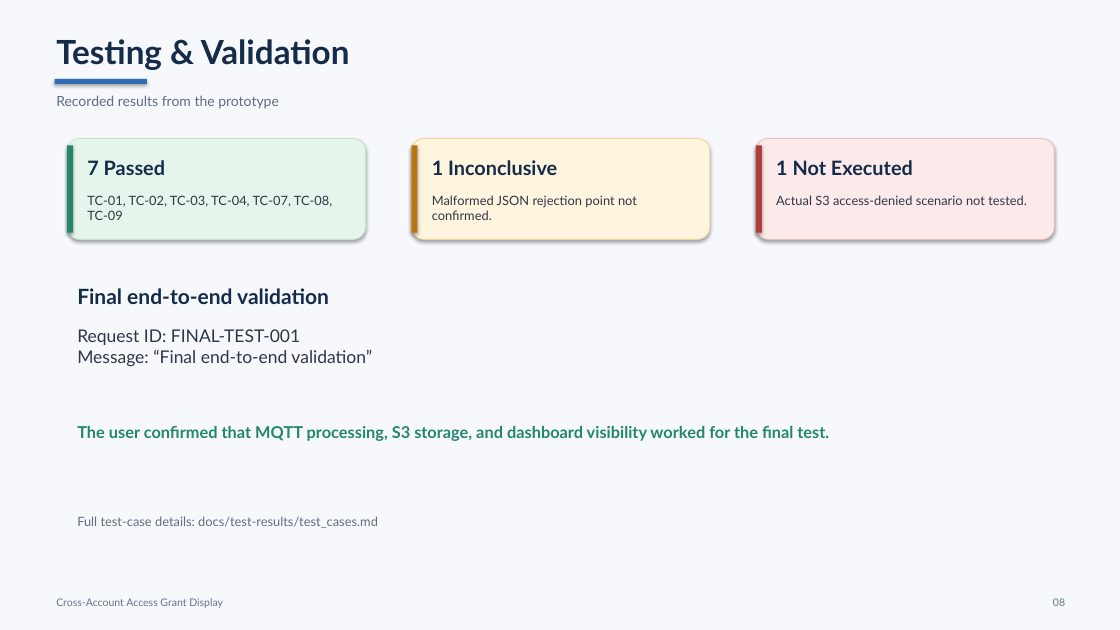
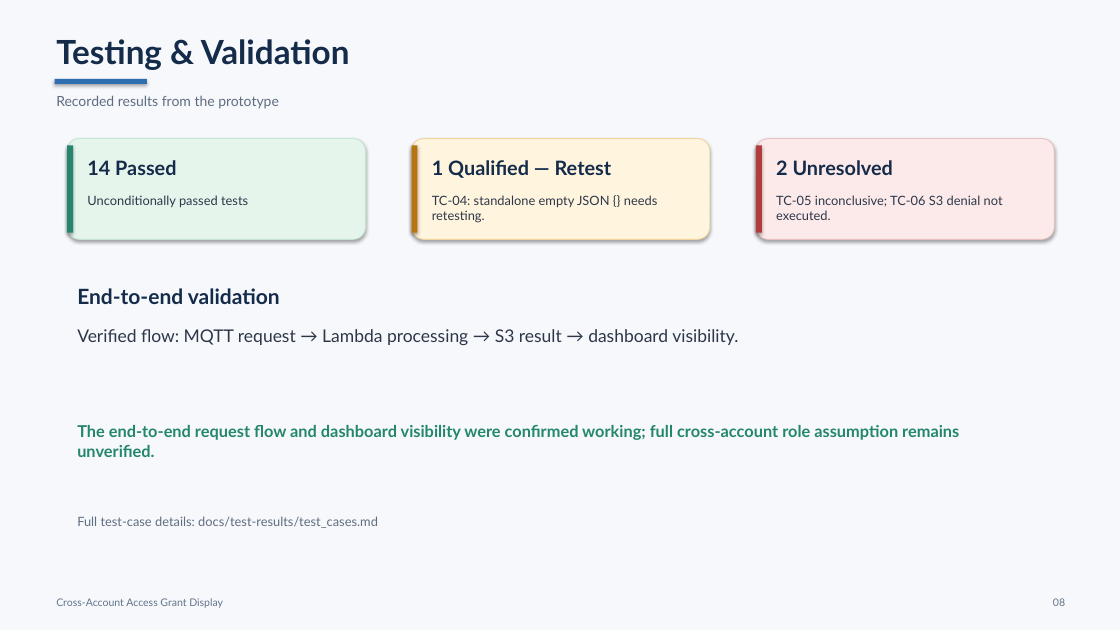
Before and after one commit to sairajbitla6-2007/cross-account_access_grant_display, a slide deck: slide 8 of docs/presentation/Final_Project_Presentation.pptx. Drawn at 1120x630 pixels with LibreOffice and Linux fonts; fonts in the diff are those of the drawing. Boxes give left, top, right and bottom in pixels: in the first picture for what was removed or moved away, otherwise in the second. Text is boxed around its words. In the diff, an @@ line names an element or a change of style, - is before the commit and + after.

```diff
--- a/docs/presentation/Final_Project_Presentation.pptx
+++ b/docs/presentation/Final_Project_Presentation.pptx
@@ text at [87,160,176,175]: text changed @@
-7 Passed
+14 Passed
@@ text at [432,160,612,178]: text changed @@
-1 Inconclusive
+1 Qualified — Retest
@@ text at [776,160,893,175]: text changed @@
-1 Not Executed
+2 Unresolved
@@ text at [87,195,248,207]: text changed @@
-TC-01, TC-02, TC-03, TC-04, TC-07, TC-08, TC-09
+Unconditionally passed tests
@@ text at [432,195,657,223]: text changed @@
-Malformed JSON rejection point not confirmed.
+TC-04: standalone empty JSON {} needs retesting.
@@ text at [776,195,1003,220]: text changed @@
-Actual S3 access-denied scenario not tested.
+TC-05 inconclusive; TC-06 S3 denial not executed.
@@ text at [77,288,280,304]: text changed @@
-Final end-to-end validation
+End-to-end validation
@@ text at [77,329,738,345]: text changed @@
-Request ID: FINAL-TEST-001
-Message: “Final end-to-end validation”
+Verified flow: MQTT request → Lambda processing → S3 result → dashboard visibility.
@@ text at [77,425,959,440]: text changed @@
-The user confirmed that MQTT processing, S3 storage, and dashboard visibility worked for the final test.
+The end-to-end request flow and dashboard visibility were confirmed working; full cross-account role assumption remains unverified.
```
Also in this commit, not shown: 2 other slides changed, 6 other files.
